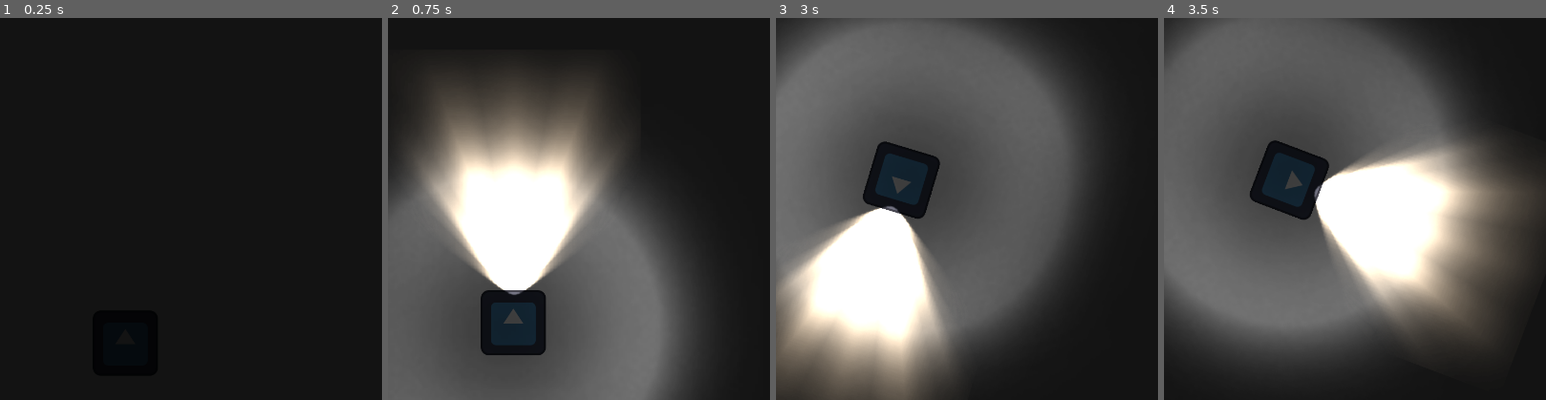
Above: before the commit, frames 1-4 (left to right).
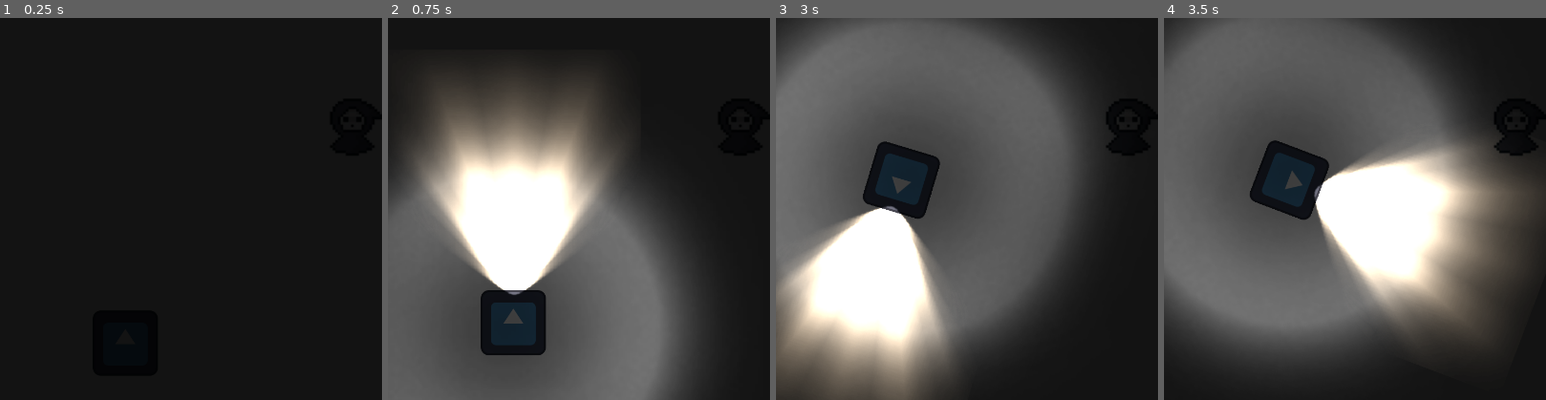
Above: after the commit, the same moments.

Repository: ankit-suman-07/GODOT-Echoes-In-Dark
Game: Godot game, scene res://scenes/level.tscn
The game is run twice, just before and just after one commit, with the same random seed, the same clock (stepped at 60 frames per second) and the same inputs. The project has no main scene, so this scene is started directly. The engine's default icon, where the game draws it, is replaced by a stand-in: a white triangle on a blue panel in a dark square.
Inputs:
- Up to frame 1 (0.25 s): no input
- Up to frame 2 (0.75 s): tap Enter at 0.5 s; hold W (forward) from 0.53 s (still down); tap F (flashlight) at 0.6 s
- Up to frame 3 (3 s): tap Shift (sprint) at 1.35, 2.85 s; release W (forward) at 2.03 s; hold A (left) from 2.03 s (still down); tap F (flashlight) at 2.1 s; tap Space at 2.75 s
- Up to frame 4 (3.5 s): keep holding A (left)
The pictures show only the part of the screen within x 34-84%, y 8-58%; the shares and areas given below are measured in that part.

The runs differ from the first frame. In frame 3, less than 0.1% of the frame differs, in the area x 86-91%, y 22-36%; in frame 4, 0.3%, in the area x 86-98%, y 24-36%.

Commit message:
Add enemy sprite

Diff:
--- a/scenes/enemy.tscn
+++ b/scenes/enemy.tscn
@@ -1,3 +1,16 @@
 [gd_scene format=3 uid="uid://db82x2h61bich"]
 
-[node name="enemy" type="Node2D" unique_id=1554455589]
+[ext_resource type="Texture2D" uid="uid://dvgi4rmvl1hn0" path="res://sprites/enemy/enemy_ghost.png" id="1_7p1mj"]
+
+[sub_resource type="RectangleShape2D" id="RectangleShape2D_md0e3"]
+size = Vector2(128, 128)
+
+[node name="enemy" type="CharacterBody2D" unique_id=723888187]
+
+[node name="Sprite2D" type="Sprite2D" parent="." unique_id=1057487227]
+position = Vector2(0, -1.9073486e-06)
+scale = Vector2(0.77108437, 0.7619048)
+texture = ExtResource("1_7p1mj")
+
+[node name="CollisionShape2D" type="CollisionShape2D" parent="." unique_id=690220881]
+shape = SubResource("RectangleShape2D_md0e3")
--- a/scenes/level.tscn
+++ b/scenes/level.tscn
@@ -1,6 +1,7 @@
 [gd_scene format=3 uid="uid://qjdni6ltyjrf"]
 
 [ext_resource type="PackedScene" uid="uid://c445uy5isoi51" path="res://scenes/player.tscn" id="1_2q6dc"]
+[ext_resource type="PackedScene" uid="uid://db82x2h61bich" path="res://scenes/enemy.tscn" id="2_w7c3h"]
 
 [node name="level" type="Node2D" unique_id=822371455]
 
@@ -19,3 +20,6 @@
 [node name="player" parent="." unique_id=714090470 instance=ExtResource("1_2q6dc")]
 position = Vector2(758, 764)
 rotation = 0.0
+
+[node name="enemy" parent="." unique_id=723888187 instance=ExtResource("2_w7c3h")]
+position = Vector2(1207, 340)
Binary file added: sprites/enemy/enemy_fire.png
Not shown, added: sprites/enemy/enemy_fire.png.import
Binary file added: sprites/enemy/enemy_ghost.png
Not shown, added: sprites/enemy/enemy_ghost.png.import
Not shown, changed: .DS_Store
Not shown, changed: map/.DS_Store
Not shown, added: sprites/.DS_Store
Not shown, added: sprites/enemy/.DS_Store
